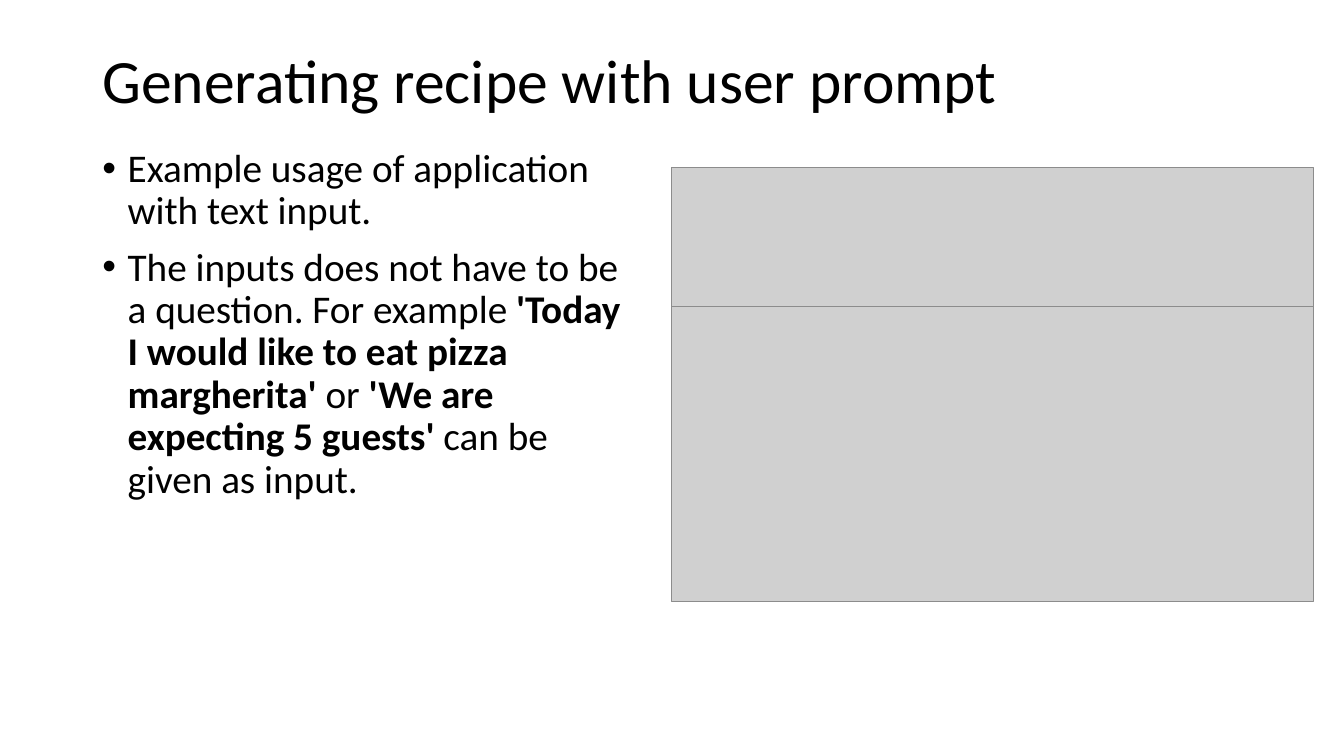
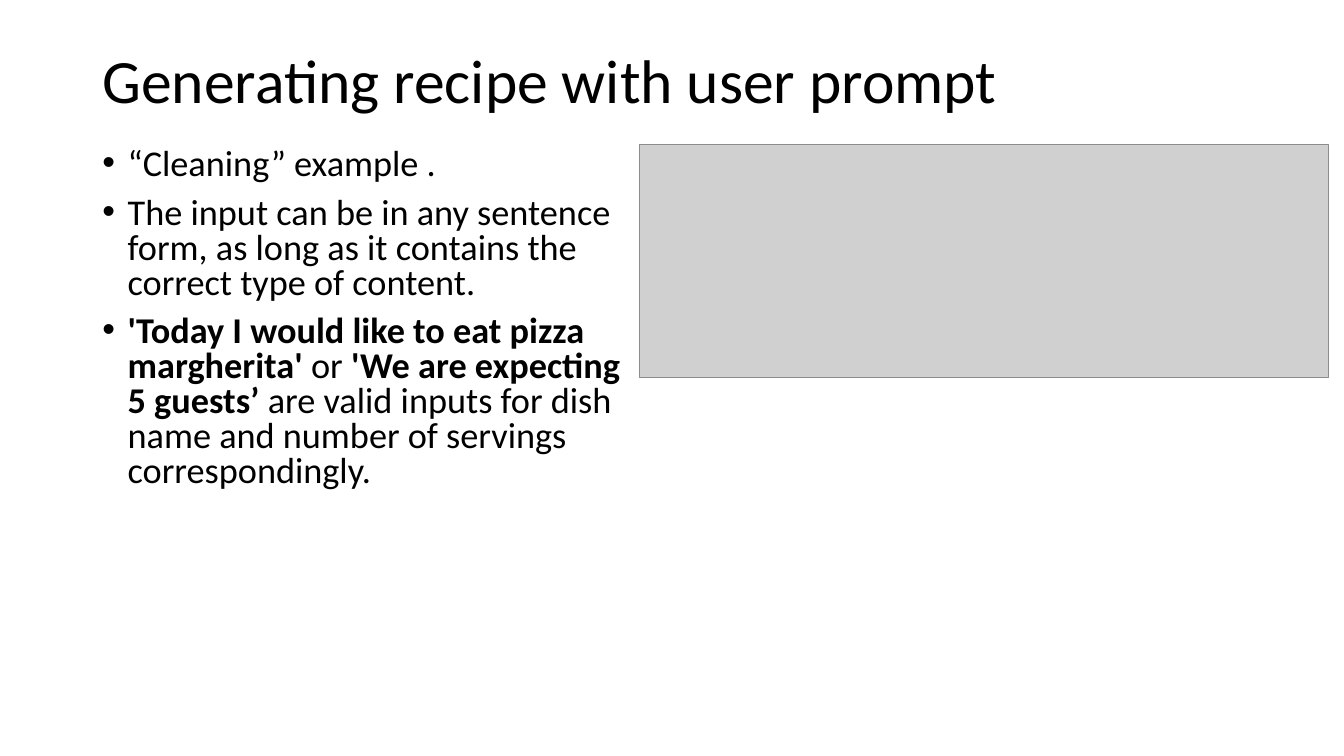
Before and after one commit to deepnetworkgmbh/generative-ai, a slide deck: slide 7 of recipe_generation/Presentation.pptx. Drawn at 1344x756 pixels with LibreOffice and Linux fonts; fonts in the diff are those of the drawing; grey boxes stand for pictures. Boxes give left, top, right and bottom in pixels: in the first picture for what was removed or moved away, otherwise in the second. Text is boxed around its words. In the diff, an @@ line names an element or a change of style, - is before the commit and + after.

```diff
--- a/recipe_generation/Presentation.pptx
+++ b/recipe_generation/Presentation.pptx
@@ picture: place and size @@
-picture at (671,167,1313,308)
+picture at (640,145,1329,378)
@@ text at (128,150,620,490): text changed; size 28 to 25.9 pt @@
-• Example usage of application with text input.
-• The inputs does not have to be a question. For example 'Today I would like to eat pizza margherita' or 'We are expecting 5 guests' can be given as input.
+• “Cleaning” example .
+• The input can be in any sentence form, as long as it contains the correct type of content.
+• 'Today I would like to eat pizza margherita' or 'We are expecting 5 guests’ are valid inputs for dish name and number of servings correspondingly.
@@ picture removed at (671,307,1313,602) @@
```
Also in this commit, not shown: 13 other slides changed, 4 slides added, 1 slide removed.
